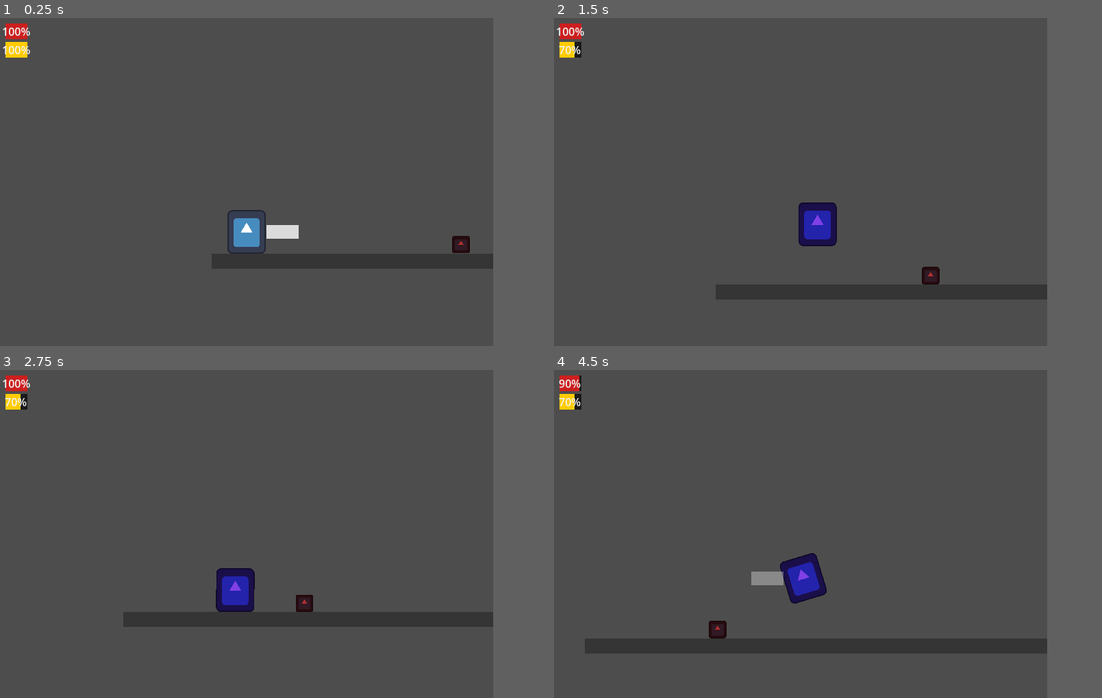
Above: before the commit, frames 1-4 (two rows, left to right).
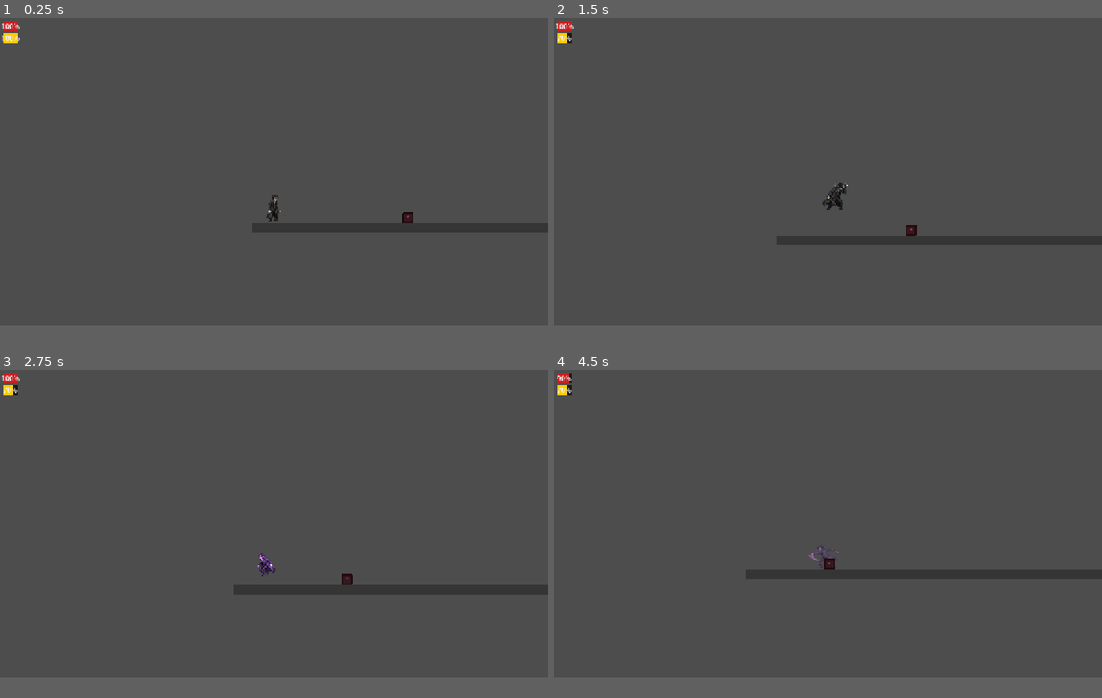
Above: after the commit, the same moments.

Repository: thiberti/zerosanctum
Game: Godot game, scene res://scenes/levels/fase01.tscn
Two runs of this game, one before a commit and one after it. Both use one fixed random seed, a clock stepped at 60 frames per second and the inputs below. The project has no main scene, so this scene is started directly. The engine's default icon, where the game draws it, is replaced by a stand-in: a white triangle on a blue panel in a dark square.
Inputs:
- Up to frame 1 (0.25 s): no input
- Up to frame 2 (1.5 s): hold D (mover_direita) from 0.53 s (still down); tap Space (atacar) at 0.6 s; tap W (pular) at 0.77, 1.07 s; tap T (transformar) at 0.8, 1.35 s
- Up to frame 3 (2.75 s): tap W (pular) at 1.52, 1.55, 1.82, 2.1 s; release D (mover_direita) at 2.03 s; hold A (mover_esquerda) from 2.03 s (still down); tap Space (atacar) at 2.3 s
- Up to frame 4 (4.5 s): release A (mover_esquerda) at 2.78 s; hold D (mover_direita) 2.78-4.28 s; tap Space (atacar) at 2.85, 4.35 s; tap W (pular) at 3.02, 3.32, 3.77, 3.8, 4.07 s; tap T (transformar) at 3.05, 3.6 s; hold A (mover_esquerda) from 4.28 s (still down)
In our replay, the window is 720x480 before the commit and 800x450 after it. These sizes can differ from the game's own. Grey fills any space a smaller window leaves; there, only what the larger window draws over its background counts as a difference.

The runs differ from the first frame. In frame 1, 1.6% of the frame differs, in the area x 0-86%, y 1-72%; in frame 2, 1.7%; in frame 3, 1.7%; in frame 4, 1.9%, in the area x 0-52%, y 1-82%.

Commit message:
mudança visual e animação de personagem

Diff:
--- a/assets/sprites/player/player.svg
+++ /dev/null
@@ -1,23 +0,0 @@
-<?xml version="1.0" encoding="iso-8859-1"?>
-<!-- Uploaded to: SVG Repo, www.svgrepo.com, Generator: SVG Repo Mixer Tools -->
-<svg height="800px" width="800px" version="1.1" id="Capa_1" xmlns="http://www.w3.org/2000/svg" xmlns:xlink="http://www.w3.org/1999/xlink"
-	 viewBox="0 0 18.467 18.467" xml:space="preserve">
-<g>
-	<g>
-		<path style="fill:#030104;" d="M17.109,5.454c-0.242-0.289-0.673-0.327-0.962-0.086l-1.894,1.591l-0.871-2.158
-			c-0.031-0.081-0.078-0.149-0.132-0.209c-0.178-0.396-0.487-0.736-0.913-0.933c-0.185-0.084-0.376-0.129-0.567-0.151
-			c-0.042-0.022-0.08-0.051-0.128-0.066L8.309,2.513C8.122,2.462,7.934,2.495,7.78,2.585C7.597,2.647,7.44,2.78,7.365,2.973
-			L6.11,6.2C5.974,6.551,6.148,6.947,6.5,7.085c0.35,0.136,0.747-0.039,0.884-0.391l1.06-2.725l1.518,0.422
-			c-0.037,0.06-0.077,0.116-0.107,0.18L7.909,8.789C7.881,8.851,7.866,8.914,7.846,8.978l-2.365,3.965l-3.958,1.324
-			c-0.448,0.335-0.543,0.966-0.212,1.414c0.333,0.449,0.966,0.544,1.413,0.213l4.05-1.395c0.124-0.09,0.214-0.208,0.282-0.335
-			C7.107,14.11,7.165,14.067,7.204,14l1.41-2.364l2.503,2.133l-2.678,3.018c-0.369,0.416-0.332,1.057,0.086,1.425
-			c0.417,0.371,1.056,0.332,1.427-0.086l3.342-3.765c0.104-0.116,0.166-0.25,0.208-0.39c0.025-0.076,0.025-0.155,0.031-0.234
-			c0-0.04,0.015-0.076,0.012-0.113c-0.009-0.276-0.121-0.544-0.347-0.735l-2.303-1.964c0.166-0.158,0.307-0.346,0.409-0.567
-			l1.492-3.231L13.274,8.4c0.02,0.113,0.058,0.224,0.138,0.317c0.072,0.086,0.164,0.143,0.262,0.183
-			c0.01,0.005,0.022,0.006,0.034,0.009c0.062,0.022,0.125,0.043,0.19,0.046c0.077,0.007,0.155-0.003,0.234-0.025
-			c0.002-0.001,0.003-0.001,0.003-0.001c0.021-0.005,0.042-0.001,0.063-0.01c0.111-0.042,0.196-0.113,0.269-0.196l2.718-2.307
-			C17.474,6.173,17.352,5.743,17.109,5.454z"/>
-		<circle style="fill:#030104;" cx="13.671" cy="1.905" r="1.905"/>
-	</g>
-</g>
-</svg>
--- a/project.godot
+++ b/project.godot
@@ -15,8 +15,8 @@
 
 [display]
 
-window/size/viewport_width=720
-window/size/viewport_height=480
+window/size/viewport_width=1280
+window/size/viewport_height=720
 window/stretch/mode="canvas_items"
 window/stretch/aspect="expand"
 
--- a/scenes/levels/fase01.tscn
+++ b/scenes/levels/fase01.tscn
@@ -6,31 +6,32 @@
 [ext_resource type="PackedScene" uid="uid://datq0y32cvc31" path="res://scenes/player/inimigo.tscn" id="4_4ortr"]
 
 [sub_resource type="RectangleShape2D" id="RectangleShape2D_cdpwx"]
-size = Vector2(24, 20)
+size = Vector2(42.600002, 20)
 
 [node name="Fase01" type="Node2D" unique_id=2141838334]
 script = ExtResource("1_48725")
 
 [node name="Player" parent="." unique_id=1447816590 instance=ExtResource("1_04o6e")]
-position = Vector2(55, 429)
+position = Vector2(55, 557)
 
 [node name="Chao" type="StaticBody2D" parent="." unique_id=882285980]
-position = Vector2(15, 200)
+position = Vector2(15, 356)
 
 [node name="CollisionShape2D" type="CollisionShape2D" parent="Chao" unique_id=1879804897]
-position = Vector2(350, 270)
+position = Vector2(629, 270)
 scale = Vector2(30, 1)
 shape = SubResource("RectangleShape2D_cdpwx")
 
 [node name="ColorRect" type="ColorRect" parent="Chao" unique_id=1462792926]
 offset_left = -11.0
 offset_top = 260.0
-offset_right = 13.000002
+offset_right = 31.766666
 offset_bottom = 282.0
 scale = Vector2(30, 1)
 color = Color(0.20875, 0.20875, 0.20875, 1)
+metadata/_edit_use_anchors_ = true
 
 [node name="HUD" parent="." unique_id=101759343 instance=ExtResource("3_4ortr")]
 
 [node name="Inimigo" parent="." unique_id=491248277 instance=ExtResource("4_4ortr")]
-position = Vector2(378, 443)
+position = Vector2(378, 577)
--- a/scenes/player/player.tscn
+++ b/scenes/player/player.tscn
@@ -1,7 +1,6 @@
 [gd_scene format=3 uid="uid://bxpo54bk0odym"]
 
 [ext_resource type="Script" uid="uid://bch3vaqmlvoji" path="res://scripts/player/player.gd" id="1_dovo2"]
-[ext_resource type="Texture2D" uid="uid://cgx4uxvlnok52" path="res://icon.svg" id="2_dovo2"]
 
 [sub_resource type="RectangleShape2D" id="RectangleShape2D_ksdio"]
 size = Vector2(2.8, 2.1333334)
@@ -13,9 +12,8 @@
 collision_layer = 2
 script = ExtResource("1_dovo2")
 
-[node name="Sprite2D" type="Sprite2D" parent="." unique_id=211975077]
-scale = Vector2(0.4375, 0.5)
-texture = ExtResource("2_dovo2")
+[node name="AnimatedSprite2D" type="AnimatedSprite2D" parent="." unique_id=1033505603]
+position = Vector2(0, -6)
 
 [node name="CollisionShape2D" type="CollisionShape2D" parent="." unique_id=1945716262]
 position = Vector2(-1.1920929e-06, 1.7881393e-06)
@@ -27,17 +25,9 @@
 collision_mask = 4
 
 [node name="CollisionShape2D" type="CollisionShape2D" parent="AreaAtaque" unique_id=2127169580]
-position = Vector2(52.000004, 0)
+position = Vector2(0, -6)
 scale = Vector2(24, 20)
 shape = SubResource("RectangleShape2D_5604n")
-
-[node name="VisualAtaque" type="ColorRect" parent="AreaAtaque" unique_id=1608909572]
-offset_left = 29.0
-offset_top = -10.0
-offset_right = 76.0
-offset_bottom = 10.0
-mouse_filter = 2
-color = Color(1, 1, 1, 0.8)
 
 [node name="Camera2D" type="Camera2D" parent="." unique_id=89270656]
 position = Vector2(0, -73)
--- a/scripts/player/player.gd
+++ b/scripts/player/player.gd
@@ -17,41 +17,75 @@
 @export_group("Ataque e Transformação")
 @export var dano_ataque: float = 10.0
 @export var duracao_ataque: float = 0.25
+@export var alcance_ataque: float = 36.0
 @export var custo_transformacao: float = 30.0
 @export var duracao_transformacao: float = 8.0
 @export var tempo_invulneravel: float = 0.8
 
 enum Forma { HUMANO, ESPIRITO_LAMURIA }
+
+# --- Spritesheet: células de 118x68, uma animação por linha ---
+const SHEET := preload("res://assets/sprites/player/zero_sheet.png")
+const LARGURA_QUADRO := 118
+const ALTURA_QUADRO := 68
+const COR_ESPIRITO := Color(1.8, 1.2, 2.4) # tom provisório da forma transformada
+
+# nome: [linha, [colunas], fps, repetir]
+const ANIMACOES := {
+	"parado": [0, [0, 1, 2, 3], 5.0, true],
+	"correr": [1, [0, 1, 2, 3, 4, 5], 12.0, true],
+	"subir": [2, [2], 1.0, true],
+	"cair": [2, [3], 1.0, true],
+	"atacar": [3, [0, 1, 2, 3], 16.0, false],
+	"dano": [4, [0, 1, 2], 9.0, false],
+	"transformar": [5, [0, 1, 2, 3, 4], 8.0, false],
+}
 
 var vitalidade_atual: float
 var energia_atual: float
 var forma_atual: Forma = Forma.HUMANO
 var tempo_transformacao: float = 0.0
 var atacando: bool = false
+var transformando: bool = false
+var machucado: bool = false
 var invulneravel: bool = false
 var olhando: float = 1.0 # 1 = direita, -1 = esquerda
 
-# NOVO: controle da animação provisória
-var escala_base: Vector2
-var tempo_anim: float = 0.0
-var estava_no_chao: bool = false
-
 var gravidade: float = ProjectSettings.get_setting("physics/2d/default_gravity")
 
-@onready var sprite: Sprite2D = $Sprite2D
+@onready var sprite: AnimatedSprite2D = $AnimatedSprite2D
 @onready var area_ataque: Area2D = $AreaAtaque
 @onready var colisao_ataque: CollisionShape2D = $AreaAtaque/CollisionShape2D
-@onready var visual_ataque: ColorRect = $AreaAtaque/VisualAtaque # NOVO
 
 
 func _ready() -> void:
 	vitalidade_atual = vitalidade_maxima
 	energia_atual = energia_maxima
-	escala_base = sprite.scale # NOVO
 	colisao_ataque.disabled = true
+	colisao_ataque.position.x = alcance_ataque
 	area_ataque.body_entered.connect(_ao_acertar)
+	_montar_animacoes()
 	vitalidade_mudou.emit(vitalidade_atual, vitalidade_maxima)
 	energia_mudou.emit(energia_atual, energia_maxima)
+
+
+func _montar_animacoes() -> void:
+	var frames := SpriteFrames.new()
+	frames.remove_animation("default")
+	for nome in ANIMACOES:
+		var dados: Array = ANIMACOES[nome]
+		frames.add_animation(nome)
+		frames.set_animation_speed(nome, dados[2])
+		frames.set_animation_loop(nome, dados[3])
+		for coluna in dados[1]:
+			var tex := AtlasTexture.new()
+			tex.atlas = SHEET
+			tex.region = Rect2(
+				coluna * LARGURA_QUADRO, dados[0] * ALTURA_QUADRO,
+				LARGURA_QUADRO, ALTURA_QUADRO)
+			frames.add_frame(nome, tex)
+	sprite.sprite_frames = frames
+	sprite.play("parado")
 
 
 func _physics_process(delta: float) -> void:
@@ -59,31 +93,31 @@
 	if not is_on_floor():
 		velocity.y += gravidade * delta
 
-	# Movimento horizontal (travado durante o ataque)
-	var direcao := Input.get_axis("mover_esquerda", "mover_direita")
-	if atacando:
+	var travado := transformando or machucado
+
+	# Movimento horizontal
+	var direcao := 0.0
+	if not travado:
+		direcao = Input.get_axis("mover_esquerda", "mover_direita")
+	if atacando or travado:
 		velocity.x = move_toward(velocity.x, 0.0, velocidade)
 	elif direcao != 0.0:
 		velocity.x = direcao * velocidade
-		olhando = signf(direcao)
-		sprite.flip_h = olhando < 0.0
-		area_ataque.scale.x = olhando
+		_virar(signf(direcao))
 	else:
 		velocity.x = move_toward(velocity.x, 0.0, velocidade)
 
-	# Pulo
-	if Input.is_action_just_pressed("pular") and is_on_floor() and not atacando:
-		velocity.y = forca_pulo
-		_efeito_escala(Vector2(0.8, 1.25)) # NOVO: estica ao pular
-
-	# Ataque
-	if Input.is_action_just_pressed("atacar") and not atacando:
-		_atacar()
-
-	# Transformação
-	if Input.is_action_just_pressed("transformar"):
-		if forma_atual == Forma.HUMANO:
-			_transformar_em(Forma.ESPIRITO_LAMURIA)
+	if not travado:
+		# Pulo
+		if Input.is_action_just_pressed("pular") and is_on_floor() and not atacando:
+			velocity.y = forca_pulo
+		# Ataque
+		if Input.is_action_just_pressed("atacar") and not atacando:
+			_atacar()
+		# Transformação
+		if Input.is_action_just_pressed("transformar") and not atacando:
+			if forma_atual == Forma.HUMANO:
+				_transformar_em(Forma.ESPIRITO_LAMURIA)
 
 	# Tempo da transformação
 	if forma_atual != Forma.HUMANO:
@@ -92,50 +126,39 @@
 			_reverter_para_humano()
 
 	move_and_slide()
-	_animar_sprite(delta) # NOVO
-
-
-# NOVO: animação provisória por código
-func _animar_sprite(delta: float) -> void:
-	tempo_anim += delta
-	var no_chao := is_on_floor()
-
-	# Amassa ao pousar
-	if no_chao and not estava_no_chao:
-		_efeito_escala(Vector2(1.25, 0.75))
-	estava_no_chao = no_chao
-
+	_atualizar_animacao()
+
+
+func _virar(sentido: float) -> void:
+	olhando = sentido
+	sprite.flip_h = olhando < 0.0
+	colisao_ataque.position.x = alcance_ataque * olhando
+
+
+func _tocar(nome: String) -> void:
+	if sprite.animation != nome:
+		sprite.play(nome)
+
+
+func _atualizar_animacao() -> void:
+	# "transformar" e "dano" são iniciadas nos próprios eventos
+	if transformando or machucado:
+		return
 	if atacando:
-		# Inclina o corpo para a frente durante o golpe
-		sprite.rotation = lerp_angle(sprite.rotation, 0.3 * olhando, 0.4)
-		sprite.position.y = 0.0
-	elif no_chao and absf(velocity.x) > 10.0:
-		# Balanço ao andar
-		sprite.rotation = sin(tempo_anim * 16.0) * 0.08
-		sprite.position.y = -absf(sin(tempo_anim * 16.0)) * 1.5
+		_tocar("atacar")
+		return
+	if is_on_floor():
+		_tocar("correr" if absf(velocity.x) > 10.0 else "parado")
 	else:
-		# Parado: respiração leve
-		sprite.rotation = lerp_angle(sprite.rotation, 0.0, 0.3)
-		sprite.position.y = sin(tempo_anim * 3.0) * 0.8
-
-
-func _efeito_escala(fator: Vector2) -> void:
-	sprite.scale = escala_base * fator
-	var tween := create_tween()
-	tween.tween_property(sprite, "scale", escala_base, 0.15)
+		_tocar("subir" if velocity.y < 0.0 else "cair")
 
 
 func _atacar() -> void:
 	atacando = true
+	sprite.play("atacar") # reinicia a animação a cada golpe
 	colisao_ataque.set_deferred("disabled", false)
-	# NOVO: risco visual da espadada que some rapidamente
-	visual_ataque.visible = true
-	visual_ataque.modulate.a = 0.9
-	var tween := create_tween()
-	tween.tween_property(visual_ataque, "modulate:a", 0.0, duracao_ataque)
 	await get_tree().create_timer(duracao_ataque).timeout
 	colisao_ataque.set_deferred("disabled", true)
-	visual_ataque.visible = false # NOVO
 	atacando = false
 
 
@@ -145,13 +168,17 @@
 
 
 func _transformar_em(nova_forma: Forma) -> void:
-	if energia_atual < custo_transformacao:
+	if energia_atual < custo_transformacao or transformando:
 		return
 	energia_atual -= custo_transformacao
 	energia_mudou.emit(energia_atual, energia_maxima)
+	transformando = true
+	sprite.play("transformar")
+	await sprite.animation_finished
+	transformando = false
 	forma_atual = nova_forma
 	tempo_transformacao = duracao_transformacao
-	sprite.modulate = Color(0.5, 0.25, 0.9) # aura roxa provisória
+	sprite.modulate = COR_ESPIRITO
 	forma_mudou.emit(forma_atual)
 
 
@@ -162,7 +189,7 @@
 
 
 func receber_dano(quantidade: float) -> void:
-	if invulneravel:
+	if invulneravel or transformando:
 		return
 	vitalidade_atual = maxf(vitalidade_atual - quantidade, 0.0)
 	vitalidade_mudou.emit(vitalidade_atual, vitalidade_maxima)
@@ -170,7 +197,11 @@
 		get_tree().call_deferred("reload_current_scene")
 		return
 	invulneravel = true
-	sprite.self_modulate.a = 0.4
-	await get_tree().create_timer(tempo_invulneravel).timeout
+	machucado = true
+	sprite.play("dano")
+	sprite.self_modulate.a = 0.5
+	await get_tree().create_timer(0.35).timeout
+	machucado = false
+	await get_tree().create_timer(maxf(tempo_invulneravel - 0.35, 0.0)).timeout
 	sprite.self_modulate.a = 1.0
 	invulneravel = false
Binary file added: assets/sprites/Sprite Pack 4/1 - Agent_Mike_Bullet (16 x 16).png
Not shown, added: assets/sprites/Sprite Pack 4/1 - Agent_Mike_Bullet (16 x 16).png.import
Binary file added: assets/sprites/Sprite Pack 4/1 - Agent_Mike_Hurt (32 x 32).png
Not shown, added: assets/sprites/Sprite Pack 4/1 - Agent_Mike_Hurt (32 x 32).png.import
Binary file added: assets/sprites/Sprite Pack 4/1 - Agent_Mike_Idle (32 x 32).png
Not shown, added: assets/sprites/Sprite Pack 4/1 - Agent_Mike_Idle (32 x 32).png.import
Binary file added: assets/sprites/Sprite Pack 4/1 - Agent_Mike_Jump_&_Falling (32 x 32).png
Not shown, added: assets/sprites/Sprite Pack 4/1 - Agent_Mike_Jump_&_Falling (32 x 32).png.import
Binary file added: assets/sprites/Sprite Pack 4/1 - Agent_Mike_Running (32 x 32).png
Not shown, added: assets/sprites/Sprite Pack 4/1 - Agent_Mike_Running (32 x 32).png.import
Binary file added: assets/sprites/Sprite Pack 4/10 - Blankey_Floating (32 x 32).png
Not shown, added: assets/sprites/Sprite Pack 4/10 - Blankey_Floating (32 x 32).png.import
(and 117 more such lines)
